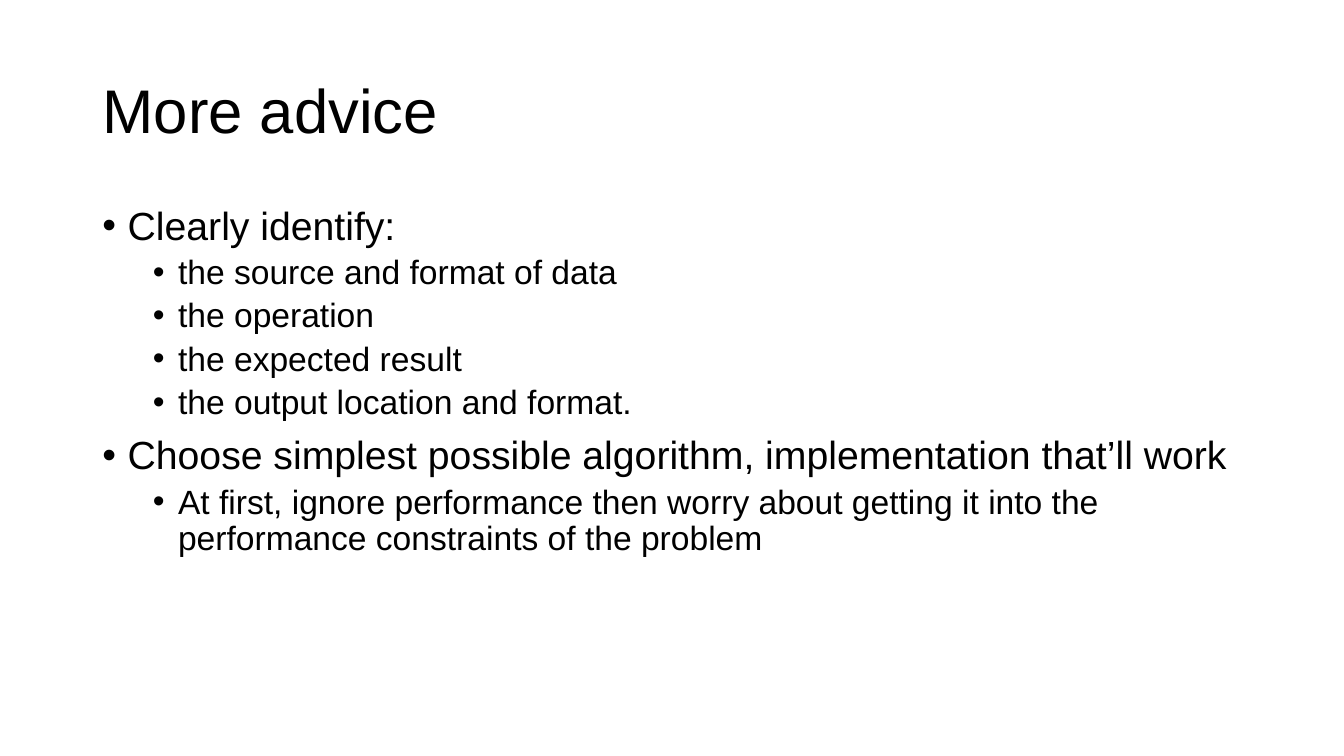
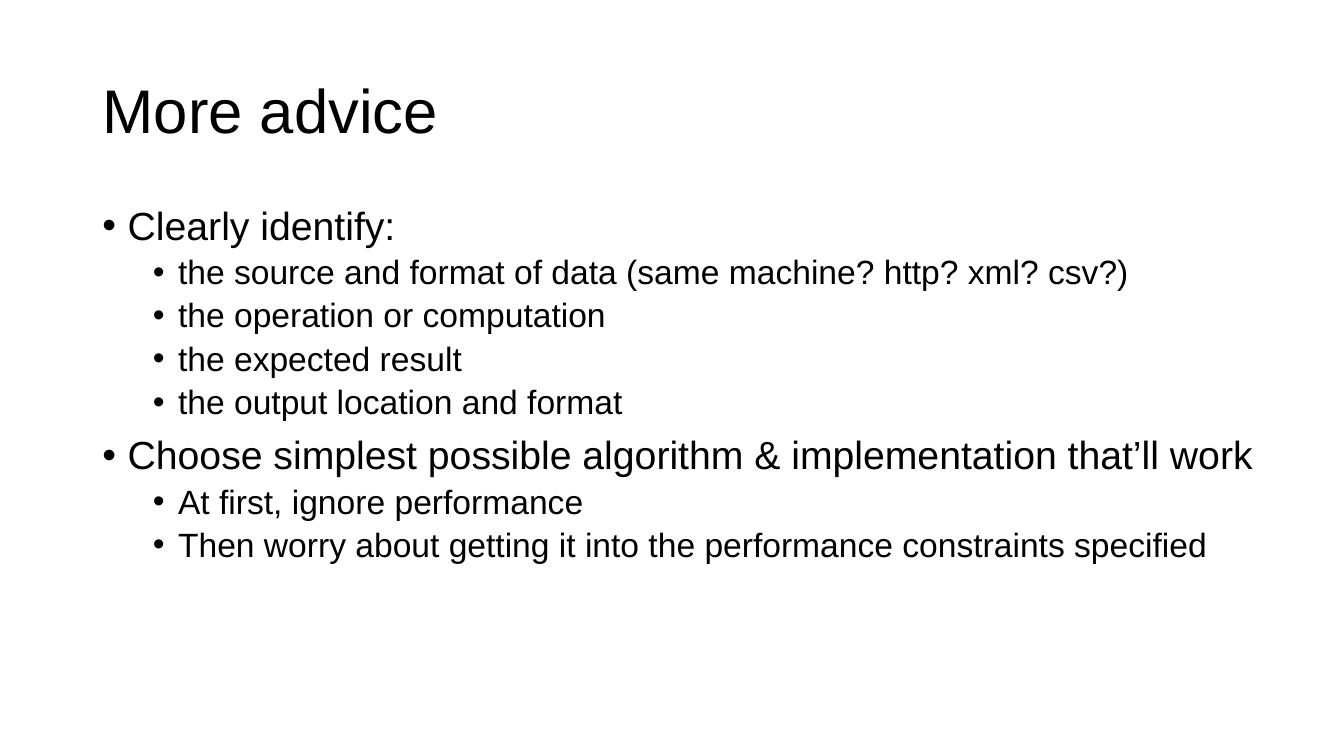
Before and after one commit to parrt/msds689, a slide deck: slide 6 of notes/problem-solving.pptx. Drawn at 1344x756 pixels with LibreOffice and Linux fonts; fonts in the diff are those of the drawing; background and template pictures are left out. Boxes give left, top, right and bottom in pixels: in the first picture for what was removed or moved away, otherwise in the second. Text is boxed around its words. In the diff, an @@ line names an element or a change of style, - is before the commit and + after.

```diff
--- a/notes/problem-solving.pptx
+++ b/notes/problem-solving.pptx
@@ text at box(178, 259, 1128, 334): text changed @@
-  • the source and format of data
-  • the operation
+  • the source and format of data (same machine? http? xml? csv?)
+  • the operation or computation
@@ text at box(128, 389, 1253, 564): text changed @@
-  • the output location and format.
-• Choose simplest possible algorithm, implementation that’ll work
-  • At first, ignore performance then worry about getting it into the performance constraints of the problem
+  • the output location and format
+• Choose simplest possible algorithm & implementation that’ll work
+  • At first, ignore performance
+  • Then worry about getting it into the performance constraints specified
```
Also in this commit, not shown: 8 other slides changed, 6 other files.
